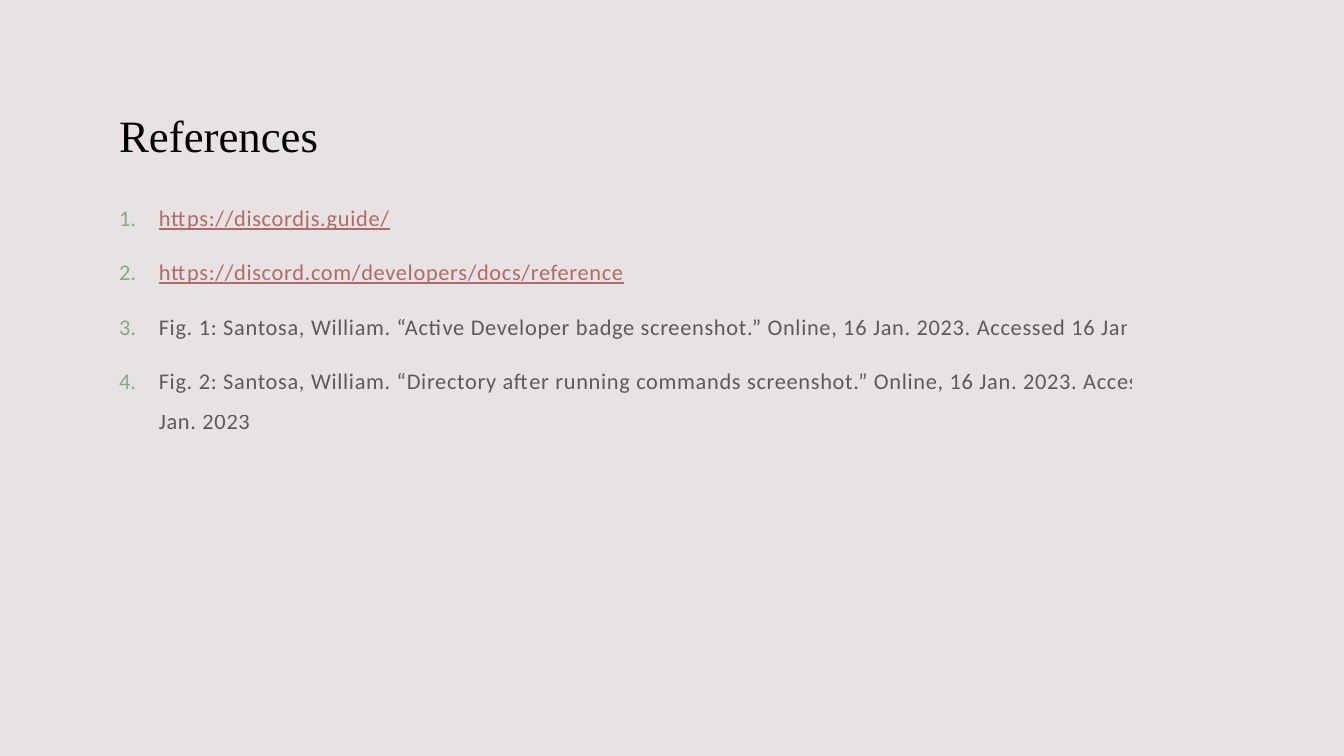
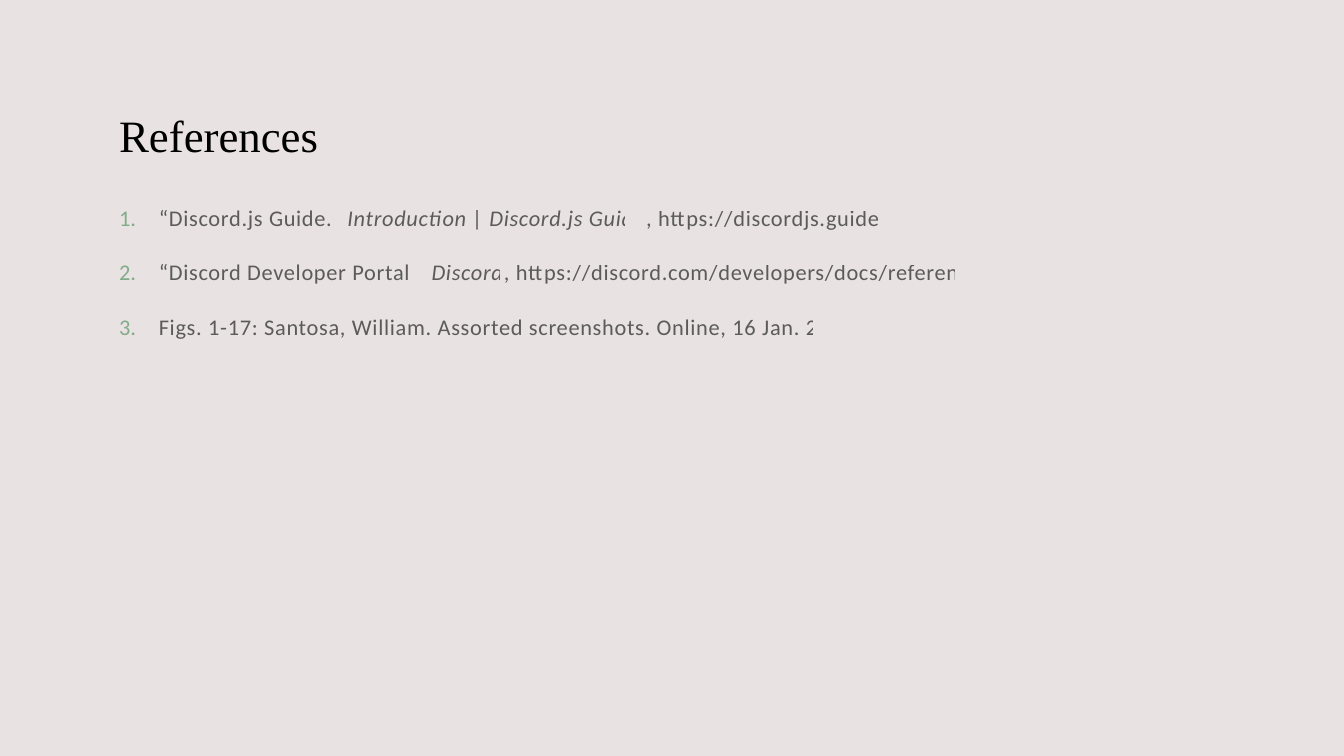
Before and after one commit to williamsantosa/cse185s-presentation, a slide deck: slide 20 of presentation.pptx. Drawn at 1344x756 pixels with LibreOffice and Linux fonts; fonts in the diff are those of the drawing. Boxes give left, top, right and bottom in pixels: in the first picture for what was removed or moved away, otherwise in the second. Text is boxed around its words. In the diff, an @@ line names an element or a change of style, - is before the commit and + after.

```diff
--- a/presentation.pptx
+++ b/presentation.pptx
@@ text at box(159, 210, 987, 339): text changed @@
-1. https://discordjs.guide/
-2. https://discord.com/developers/docs/reference
-3. Fig. 1: Santosa, William. “Active Developer badge screenshot.” Online, 16 Jan. 2023. Accessed 16 Jan. 2023.
-4. Fig. 2: Santosa, William. “Directory after running commands screenshot.” Online, 16 Jan. 2023. Accessed 16 Jan. 2023.
+1. “Discord.js Guide.” Introduction | Discord.js Guide, https://discordjs.guide/.
+2. “Discord Developer Portal.” Discord, https://discord.com/developers/docs/reference.
+3. Figs. 1-17: Santosa, William. Assorted screenshots. Online, 16 Jan. 2023.
```
Also in this commit, not shown: 3 other slides changed, 1 other file.
